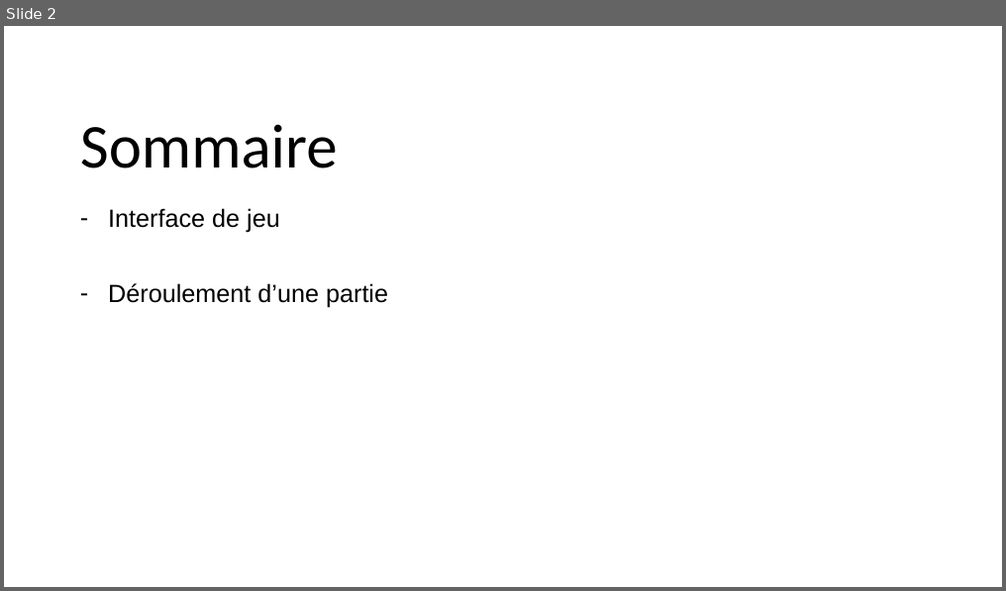
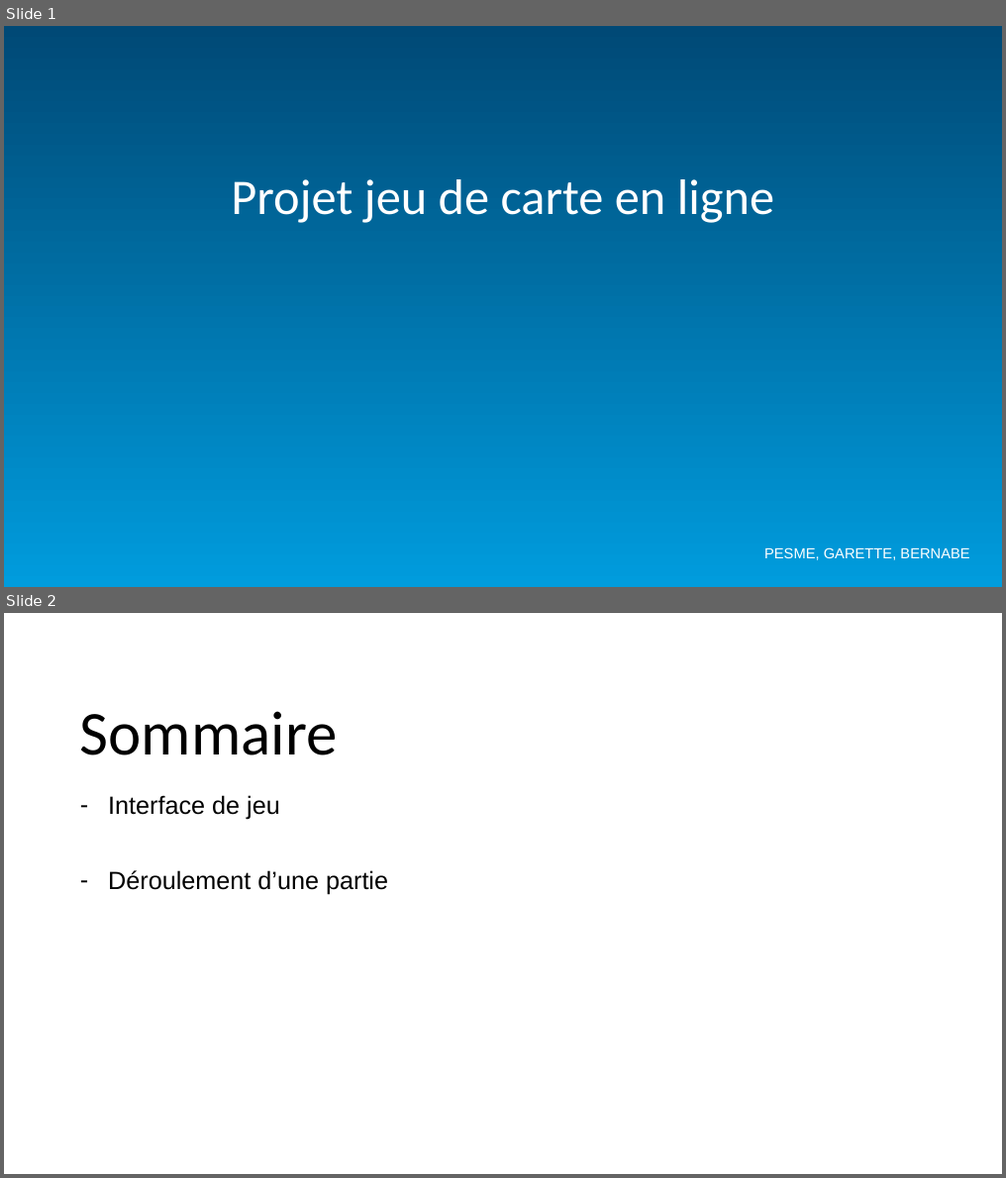
Before and after one commit to Anh-Kagi/systemes-distribues, a slide deck: Présentation projet.pptx. Shown one above the other, each under a label of ours: slide 2 before the commit, slides 1 and 2 after it. The pictures are 1006x591 and 1006x1178 pixels, drawn with LibreOffice and Linux fonts; fonts in the diff are those of the drawing; background and template pictures are left out. Boxes give left, top, right and bottom in pixels: in the first picture for what was removed or moved away, otherwise in the second. Text is boxed around its words. In the diff, an @@ line names an element or a change of style, - is before the commit and + after.

```diff
--- a/Présentation projet.pptx
+++ b/Présentation projet.pptx
@@ slide 1 added at (x1=4, y1=26, x2=1002, y2=587), background gradient #004976 to #009CDD @@
@@ title added at (x1=231, y1=179, x2=774, y2=223), 48 pt, text #FFFFFF @@
+Projet jeu de carte en ligne
@@ subtitle added at (x1=764, y1=548, x2=969, y2=561), 14 pt, text #FFFFFF @@
+PESME, GARETTE, BERNABE
```
Also in this commit, not shown: 1 slide changed, 1 other slide added, 1 slide removed.
